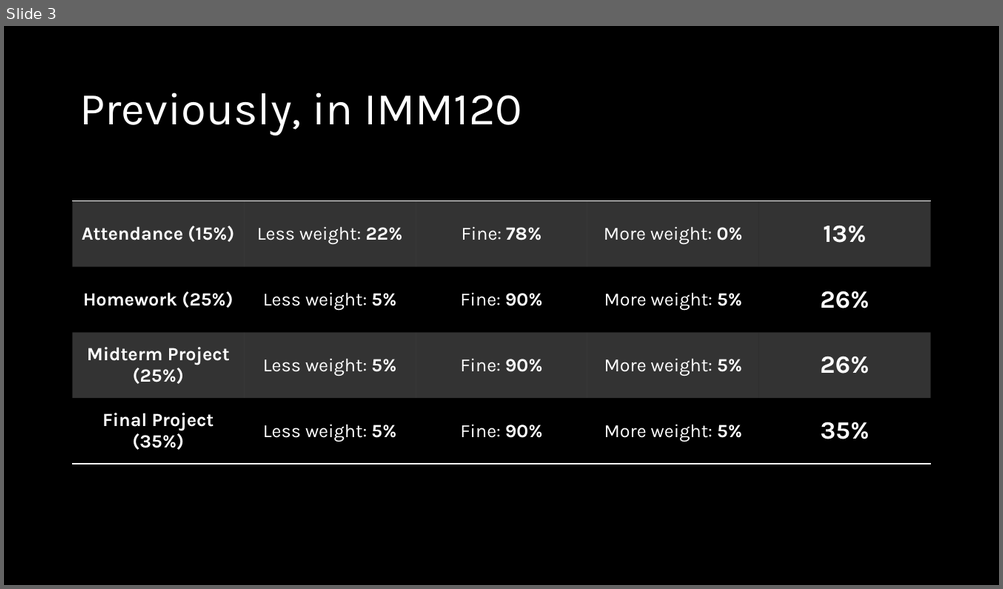
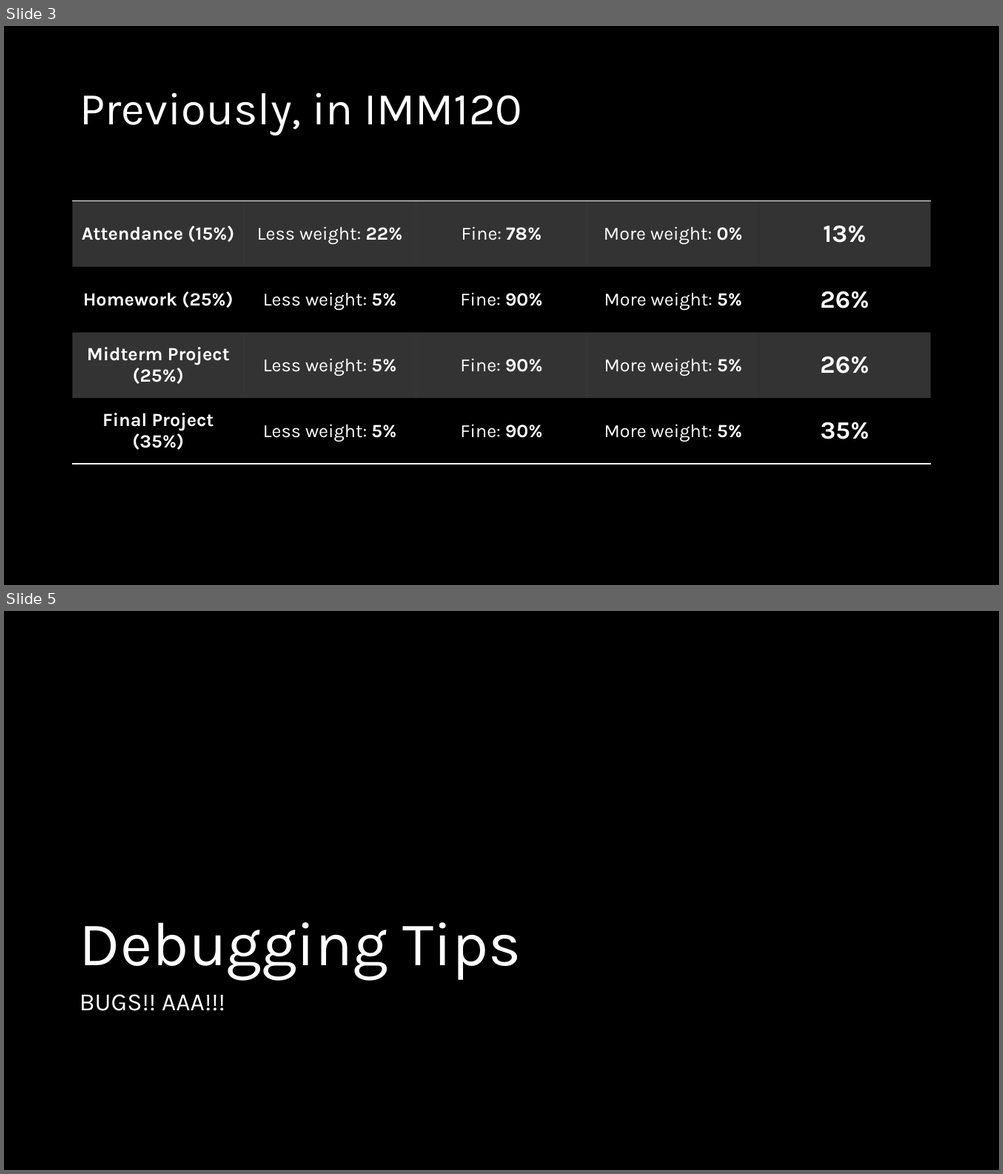
Before and after one commit to crhallberg/IMM120, a slide deck: Presentations/Sept 11 - Class 2.pptx. Shown one above the other, each under a label of ours: slide 3 before the commit, slides 3 and 5 after it; the slides between them are not shown. The pictures are 1003x589 and 1003x1174 pixels, drawn with LibreOffice and Linux fonts; fonts in the diff are those of the drawing. Boxes give left, top, right and bottom in pixels: in the first picture for what was removed or moved away, otherwise in the second. Text is boxed around its words. In the diff, an @@ line names an element or a change of style, - is before the commit and + after.

```diff
--- a/Presentations/Sept 11 - Class 2.pptx
+++ b/Presentations/Sept 11 - Class 2.pptx
@@ slide 5 added at [4, 611, 999, 1170], background #000000 @@
@@ title added at [79, 923, 521, 980], 60 pt, text #FFFFFF @@
+Debugging Tips
@@ text added at [79, 994, 225, 1011], 24 pt, text #FFFFFF @@
+BUGS!! AAA!!!
```
Also in this commit, not shown: 13 other slides added, 3 other files.
